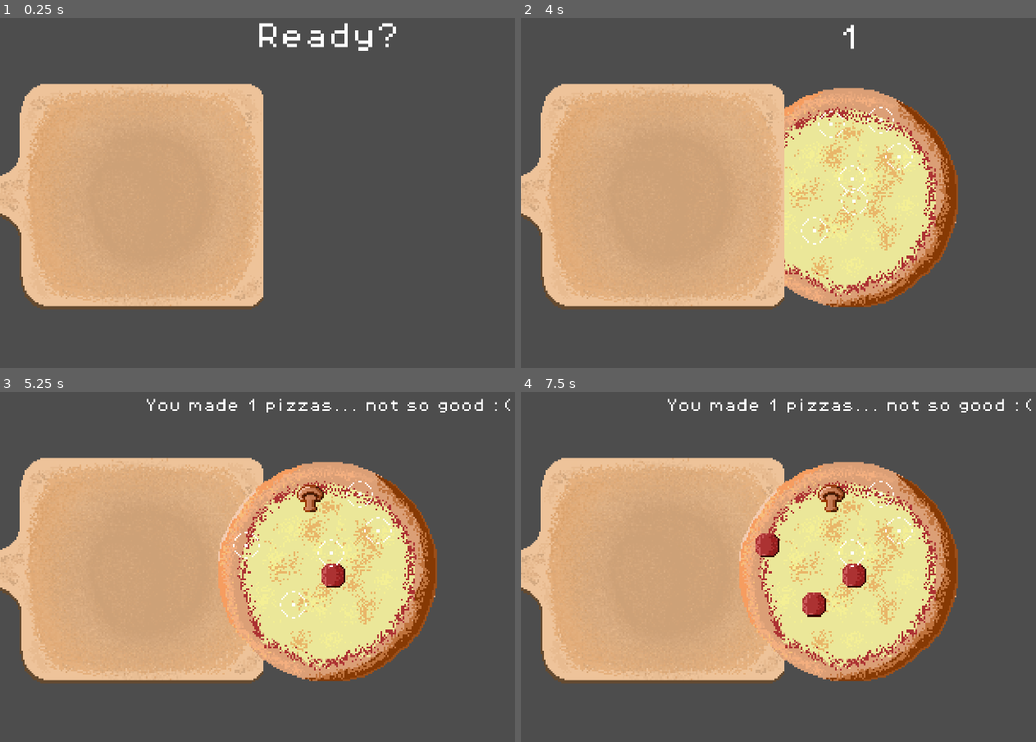
Above: before the commit, frames 1-4 (two rows, left to right).
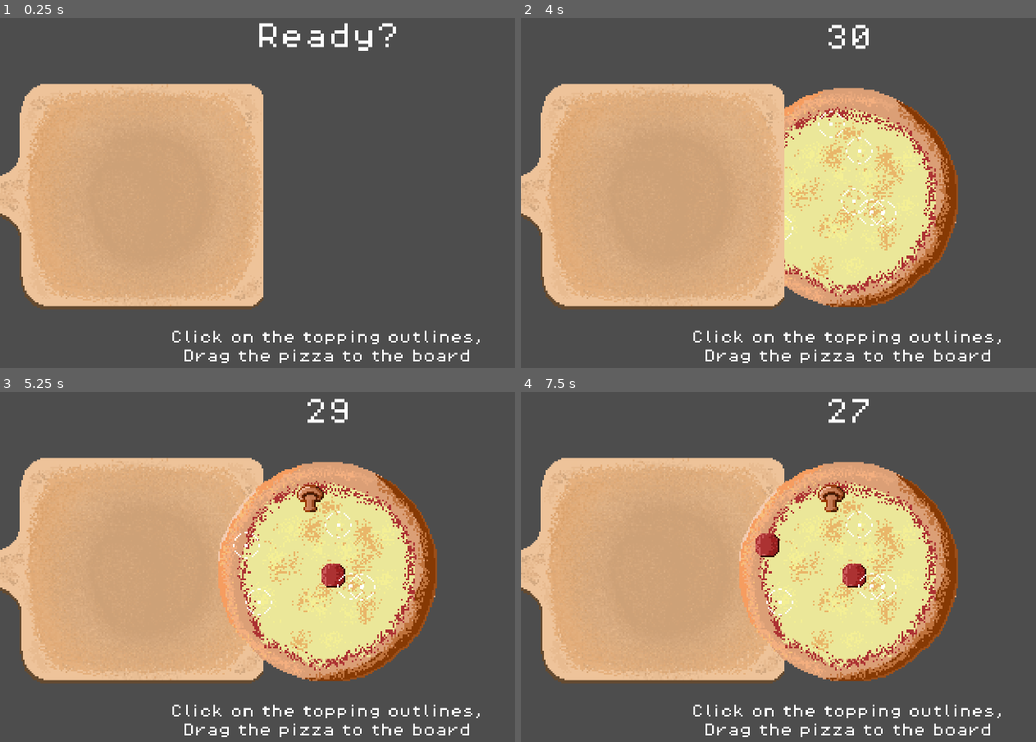
Above: after the commit, the same moments.

Repository: AnandaGI/Hackathon-Spring-2025
Game: Godot game, scene res://scenes/pizza_minigame.tscn
Two runs of this game, one before a commit and one after it. Both use one fixed random seed, a clock stepped at 60 frames per second and the inputs below.
Inputs (mouse positions are in pixels of both pictures, inside the frame that each line leads up to):
- Up to frame 1 (0.25 s): no input
- Up to frame 2 (4 s): tap Enter at 0.5, 2.75 s; move the mouse to (994, 179) at 0.52 s; press the mouse at (994, 179) at 0.53 s; tap Space at 1.25, 3.5 s; move the mouse to (716, 217) at 1.27 s; release the mouse at (716, 217) at 1.28 s; click (716, 217) at 1.35 s; move the mouse to (912, 116) at 2.02 s; press the mouse at (912, 116) at 2.03 s; move the mouse to (814, 270) at 2.77 s; release the mouse at (814, 270) at 2.78 s; click (814, 270) at 2.85 s; move the mouse to (outside the picture) at 3.52 s; press the mouse at (outside the picture) at 3.53 s
- Up to frame 3 (5.25 s): move the mouse to (329, 570) at 4.27 s; release the mouse at (329, 570) at 4.28 s; click (329, 570) at 4.35 s; move the mouse to (309, 497) at 5.02 s; press the mouse at (309, 497) at 5.03 s
- Up to frame 4 (7.5 s): tap Enter at 5.75 s; move the mouse to (855, 574) at 5.77 s; release the mouse at (855, 574) at 5.78 s; click (855, 574) at 5.85 s; tap Space at 6.5 s; move the mouse to (768, 546) at 6.52 s; press the mouse at (768, 546) at 6.53 s; move the mouse to (814, 605) at 7.27 s; release the mouse at (814, 605) at 7.28 s; click (814, 605) at 7.35 s

The runs differ from the first frame. In frame 1, 1.1% of the frame differs, in the area x 33-94%, y 89-99%; in frame 2, 1.6%; in frame 3, 2.2%; in frame 4, 2.4%, in the area x 28-100%, y 1-99%.

Commit message:
Update with minor improvements and removed some debug changes

Diff:
--- a/scenes/pizza_minigame.tscn
+++ b/scenes/pizza_minigame.tscn
@@ -1,10 +1,8 @@
-[gd_scene load_steps=8 format=3 uid="uid://wfij51uies0q"]
+[gd_scene load_steps=7 format=3 uid="uid://wfij51uies0q"]
 
 [ext_resource type="Script" uid="uid://dl8kxnvlktt05" path="res://scripts/pizza_minigame_manager.gd" id="1_m5vyy"]
 [ext_resource type="PackedScene" uid="uid://dtexfy87rpb66" path="res://scenes/pizza_board.tscn" id="2_3w8ep"]
 [ext_resource type="FontFile" uid="uid://bm5x7g3qxamw0" path="res://assets/fonts/PixelOperator8.ttf" id="3_b0wbf"]
-
-[sub_resource type="GDScript" id="GDScript_b0wbf"]
 
 [sub_resource type="Animation" id="Animation_3w8ep"]
 resource_name = "Move_in_out"
@@ -61,7 +59,6 @@
 }
 
 [node name="Pizza Minigame" type="Node2D"]
-script = SubResource("GDScript_b0wbf")
 
 [node name="Camera2D" type="Camera2D" parent="."]
 zoom = Vector2(5, 5)
@@ -103,5 +100,16 @@
 [node name="Timer" type="Timer" parent="PizzaMinigameManager/DisplayLabel"]
 one_shot = true
 
+[node name="Label" type="Label" parent="PizzaMinigameManager"]
+offset_left = -92.0
+offset_top = 78.0
+offset_right = 91.0
+offset_bottom = 101.0
+theme_override_fonts/font = ExtResource("3_b0wbf")
+theme_override_font_sizes/font_size = 8
+text = "Click on the topping outlines,
+Drag the pizza to the board"
+horizontal_alignment = 1
+
 [connection signal="timeout" from="PizzaMinigameManager/ReadyLabel/Timer" to="PizzaMinigameManager" method="_ready_label_timeout"]
 [connection signal="timeout" from="PizzaMinigameManager/DisplayLabel/Timer" to="PizzaMinigameManager" method="_countdown"]
--- a/scripts/pizza.gd
+++ b/scripts/pizza.gd
@@ -52,7 +52,7 @@
 		var diff_x = abs(location.x - loc.x)
 		var diff_y = abs(location.y - loc.y)
 
-		if diff_x < 8 or diff_y < 8:
+		if diff_x < 6 or diff_y < 6:
 			return true
 	return false
 
--- a/scripts/pizza_minigame_manager.gd
+++ b/scripts/pizza_minigame_manager.gd
@@ -9,7 +9,7 @@
 var total_pizzas_made = 0
 var ready_text_list = ["Ready?", "Set...", "GO!!!", ""]
 var ready_test_index = 0
-var time_left = 1
+var time_left = 30
 
 # Called when the node enters the scene tree for the first time.
 func _ready() -> void:
@@ -38,7 +38,7 @@
 		display_label.get_node("Timer").start()
 	else:
 		display_label.add_theme_font_size_override("font_size", 8)
-		if total_pizzas_made > 3:
+		if total_pizzas_made > 5:
 			display_label.text = (
 				"You made %s pizzas! You're on fire!" % str(total_pizzas_made)
 			)
